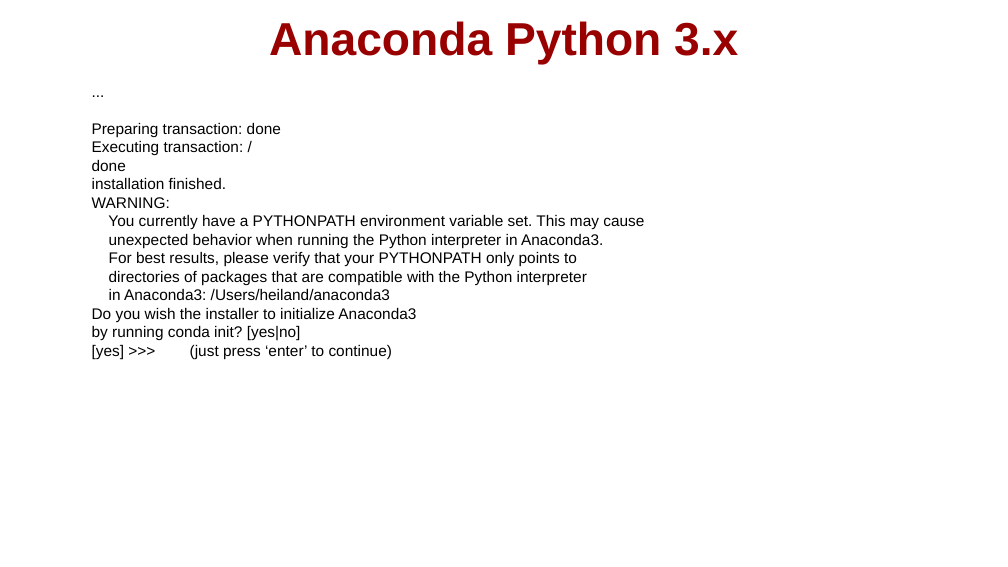
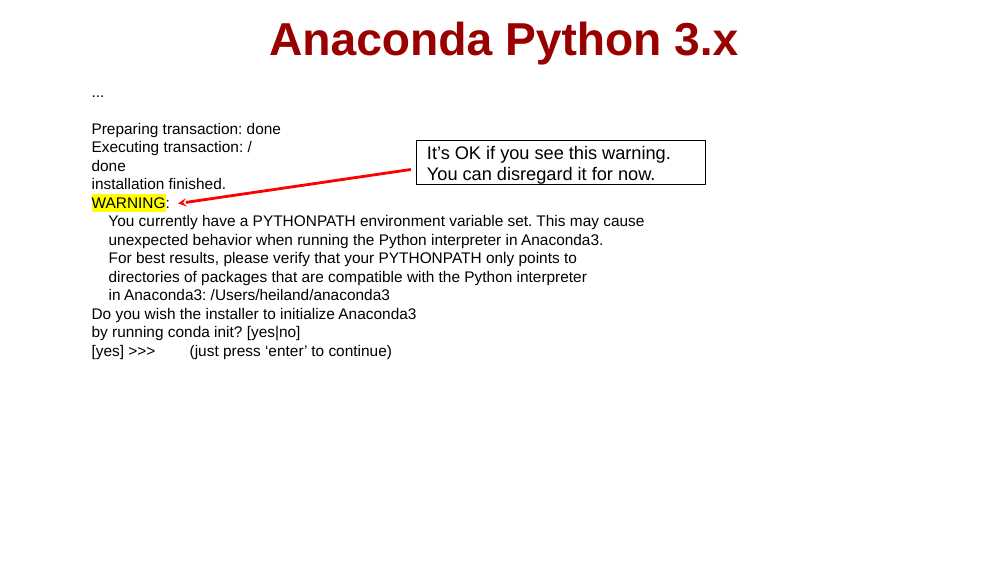
Before and after one commit to physicell-training/ws2021, a slide deck: slide 19 of pptx_source/PhysiCell_ws2021_macOS_setup.pptx. Drawn at 1008x567 pixels with LibreOffice and Linux fonts; fonts in the diff are those of the drawing; background and template pictures are left out. Boxes give left, top, right and bottom in pixels: in the first picture for what was removed or moved away, otherwise in the second. Text is boxed around its words. In the diff, an @@ line names an element or a change of style, - is before the commit and + after.

```diff
--- a/pptx_source/PhysiCell_ws2021_macOS_setup.pptx
+++ b/pptx_source/PhysiCell_ws2021_macOS_setup.pptx
@@ rectangle added at [417,141,706,185], outline #000000 0.75 pt, 13 pt, text #000000 @@
+It’s OK if you see this warning. You can disregard it for now.
@@ arrow added from (411, 169) to (178, 204), #FF0000 2 pt @@
@@ text at [92,195,170,211]: highlight none to #FFFF00 in "WARNING:" @@
```
Also in this commit, not shown: 21 other slides changed, 6 slides added.
